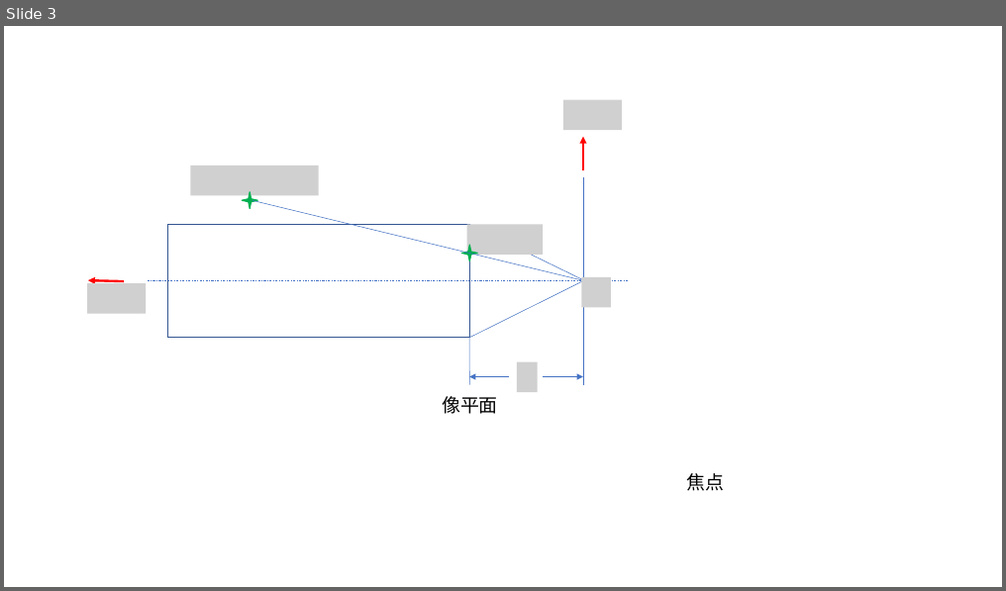
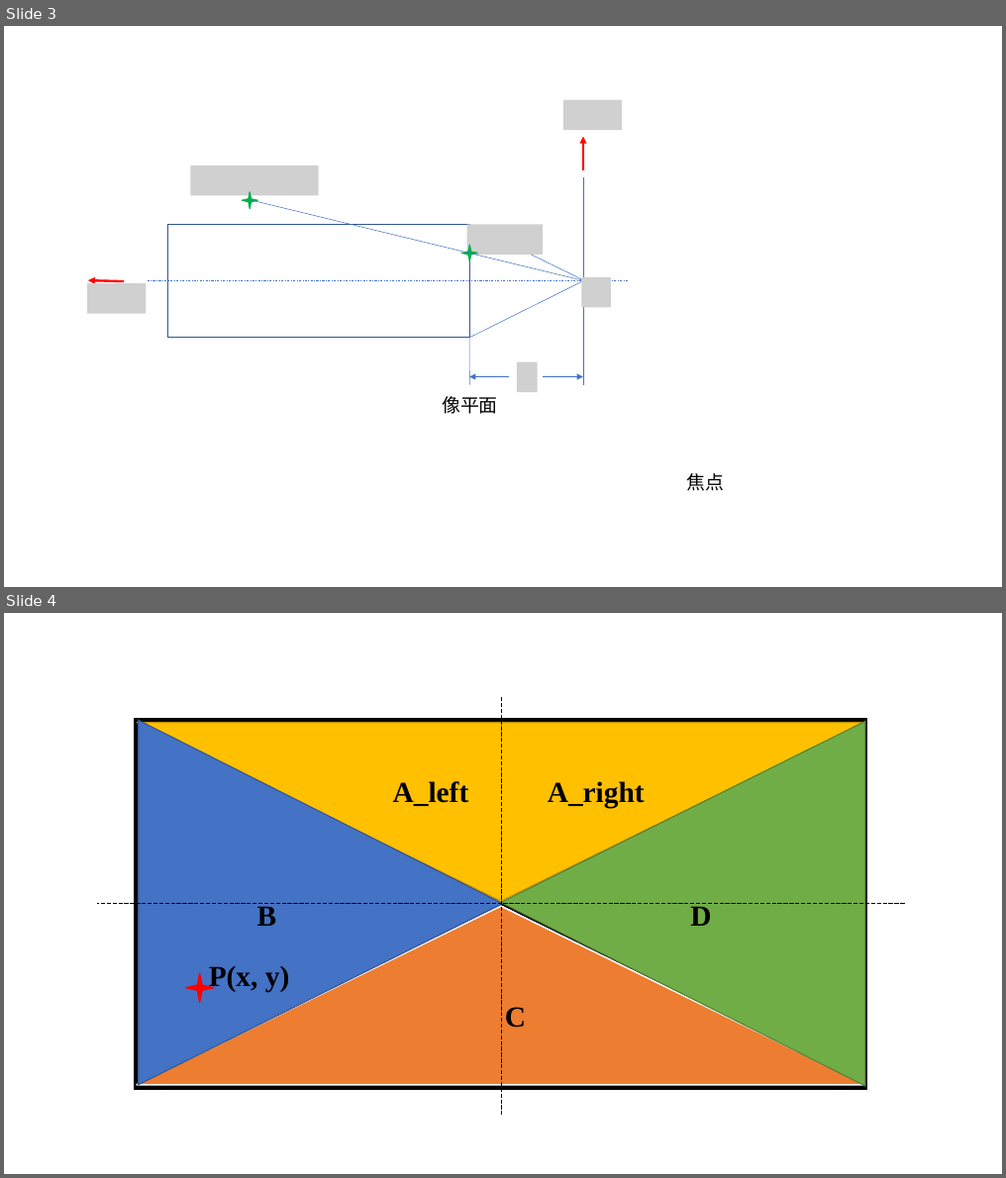
Before and after one commit to fengye2two/sichuan-university, a slide deck: 论文初稿/配图/论文用图.pptx. Shown one above the other, each under a label of ours: slide 3 before the commit, slides 3 and 4 after it. The pictures are 1006x591 and 1006x1178 pixels, drawn with LibreOffice and Linux fonts; fonts in the diff are those of the drawing; grey boxes stand for pictures. Boxes give left, top, right and bottom in pixels: in the first picture for what was removed or moved away, otherwise in the second. Text is boxed around its words. In the diff, an @@ line names an element or a change of style, - is before the commit and + after.

```diff
--- a/论文初稿/配图/论文用图.pptx
+++ b/论文初稿/配图/论文用图.pptx
@@ slide 4 added at box(4, 613, 1002, 1174), background #FFFFFF @@
@@ line added from (501, 697) to (501, 1115), #000000 0.5 pt dashed @@
@@ rectangle added at box(137, 720, 865, 1087), outline #000000 4.5 pt @@
@@ line added from (865, 1087) to (137, 720), #000000 2.25 pt @@
@@ line added from (865, 722) to (137, 1087), #000000 2.25 pt @@
@@ triangle added at box(137, 722, 865, 901), fill #FFC000, outline #BD8E00 1 pt @@
@@ triangle added at box(139, 720, 503, 1085), fill #4472C4, outline #325491 1 pt @@
@@ triangle added at box(501, 721, 865, 1086), fill #70AD47, outline #538035 1 pt @@
@@ text added at box(393, 781, 469, 806), 28 pt, text #000000, bold @@
+A_left
@@ text added at box(548, 781, 645, 809), 28 pt, text #000000, bold @@
+A_right
@@ line added from (905, 903) to (98, 903), #000000 0.5 pt dashed @@
@@ triangle added at box(137, 906, 865, 1085), fill #ED7D31, outline #FFFFFF 1.5 pt @@
@@ text added at box(257, 903, 277, 926), 28 pt, text #000000, bold @@
+B
@@ text added at box(690, 906, 711, 926), 28 pt, text #000000, bold @@
+D
@@ text added at box(209, 966, 289, 993), 28 pt, text #000000, bold @@
+P(x, y)
@@ star added at box(185, 973, 214, 1003), fill #FF0000, outline #FF0000 1 pt @@
@@ text added at box(505, 1007, 526, 1028), 28 pt, text #000000, bold @@
+C
```
Also in this commit, not shown: 2 slides removed, 2 other files.
